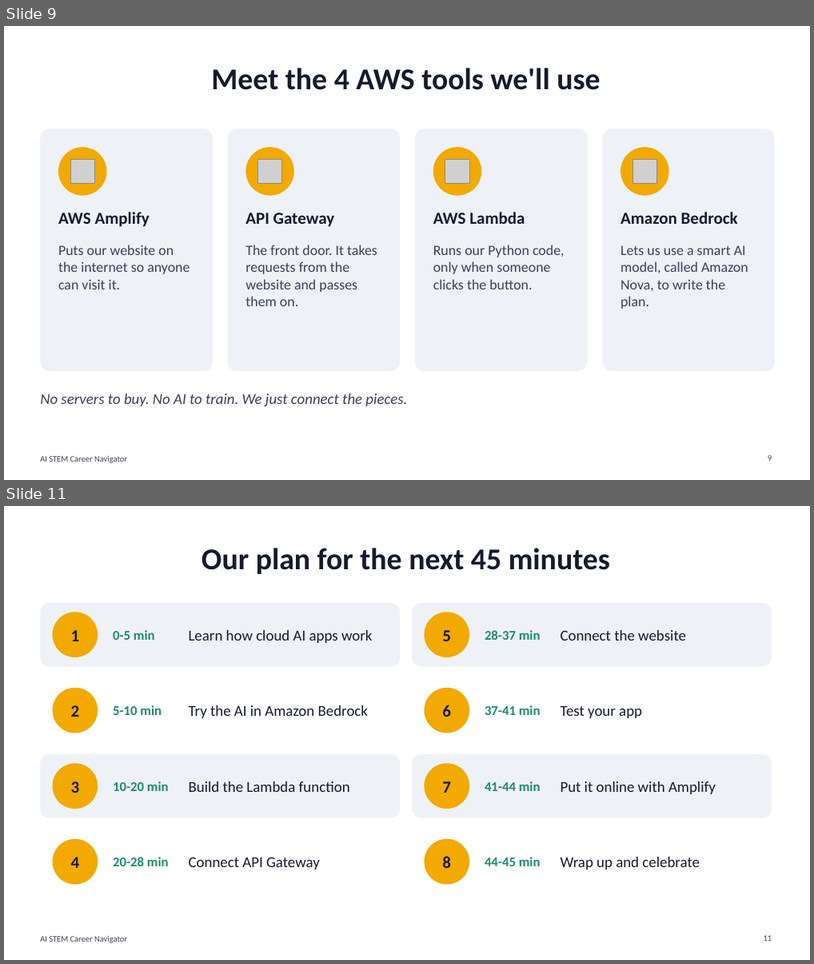
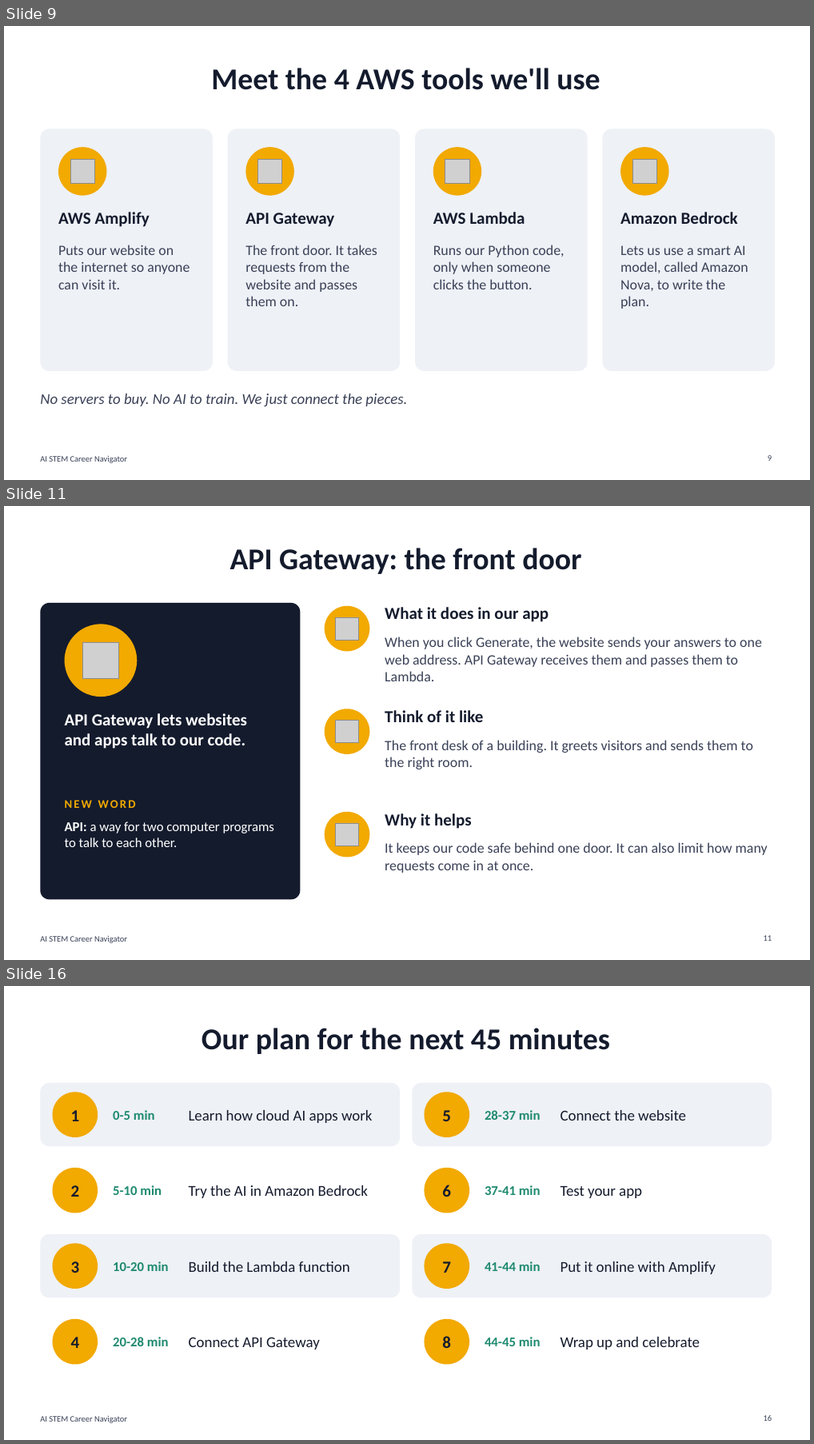
Before and after one commit to kingmellow08/ai-career-navigator, a slide deck: presentation/AI_Career_Coach_Workshop.pptx. Shown one above the other, each under a label of ours: slides 9 and 11 before the commit, slides 9, 11 and 16 after it; the slides between them are not shown. The pictures are 814x964 and 814x1444 pixels, drawn with LibreOffice and Linux fonts; fonts in the diff are those of the drawing; grey boxes stand for pictures. Boxes give left, top, right and bottom in pixels: in the first picture for what was removed or moved away, otherwise in the second. Text is boxed around its words. In the diff, an @@ line names an element or a change of style, - is before the commit and + after.

```diff
--- a/presentation/AI_Career_Coach_Workshop.pptx
+++ b/presentation/AI_Career_Coach_Workshop.pptx
@@ slide 11 added at [4,506,810,960], background #FFFFFF; not listed: 1 template element that a slide beside it also shows @@
@@ title added at [230,548,582,574], 36 pt, text #141B2D, bold @@
+API Gateway: the front door
@@ rounded rectangle added at [40,603,301,900], fill #141B2D @@
@@ ellipse added at [65,624,137,696], fill #F2A900 @@
@@ ellipse added at [325,606,370,651], fill #F2A900 @@
@@ picture added at [336,617,359,640] @@
@@ text added at [385,607,549,622], 20 pt, text #141B2D, bold @@
+What it does in our app
@@ picture added at [82,642,119,679] @@
@@ text added at [385,636,762,681], 17 pt, text #3A4157 @@
+When you click Generate, the website sends your answers to one web address. API Gateway receives them and passes them to Lambda.
@@ text added at [65,713,247,748], 20 pt, text #FFFFFF, bold @@
+API Gateway lets websites and apps talk to our code.
@@ ellipse added at [325,708,370,754], fill #F2A900 @@
@@ picture added at [336,720,359,743] @@
@@ text added at [385,710,483,722], 20 pt, text #141B2D, bold @@
+Think of it like
@@ text added at [385,740,754,769], 17 pt, text #3A4157 @@
+The front desk of a building. It greets visitors and sends them to the right room.
@@ text added at [65,800,136,808], 14 pt, text #F2A900, bold @@
+NEW WORD
@@ ellipse added at [325,812,370,857], fill #F2A900 @@
@@ text added at [385,813,472,828], 20 pt, text #141B2D, bold @@
+Why it helps
@@ text added at [65,821,274,847], 16 pt, text #FFFFFF @@
+API: a way for two computer programs to talk to each other.
@@ picture added at [336,823,359,846] @@
@@ text added at [385,842,768,872], 17 pt, text #3A4157 @@
+It keeps our code safe behind one door. It can also limit how many requests come in at once.
@@ page number added at [764,935,773,940], 10 pt, text #3A4157 @@
+11
@@ what was slide 11 is now slide 16 @@
@@ page number at [764,1415,773,1420]: text changed @@
-11
+16
```
Also in this commit, not shown: 1 slide changed, 4 other slides added, 2 other files.
